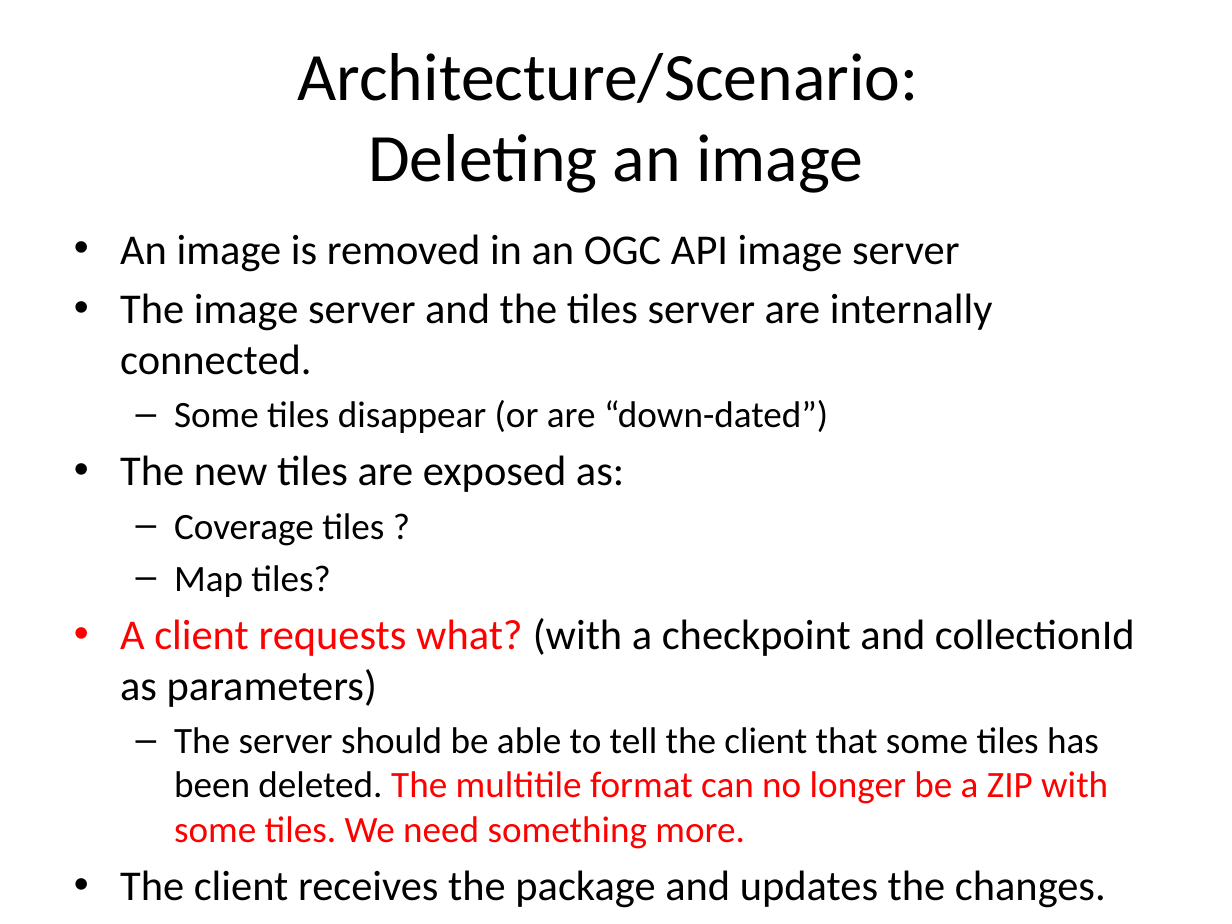
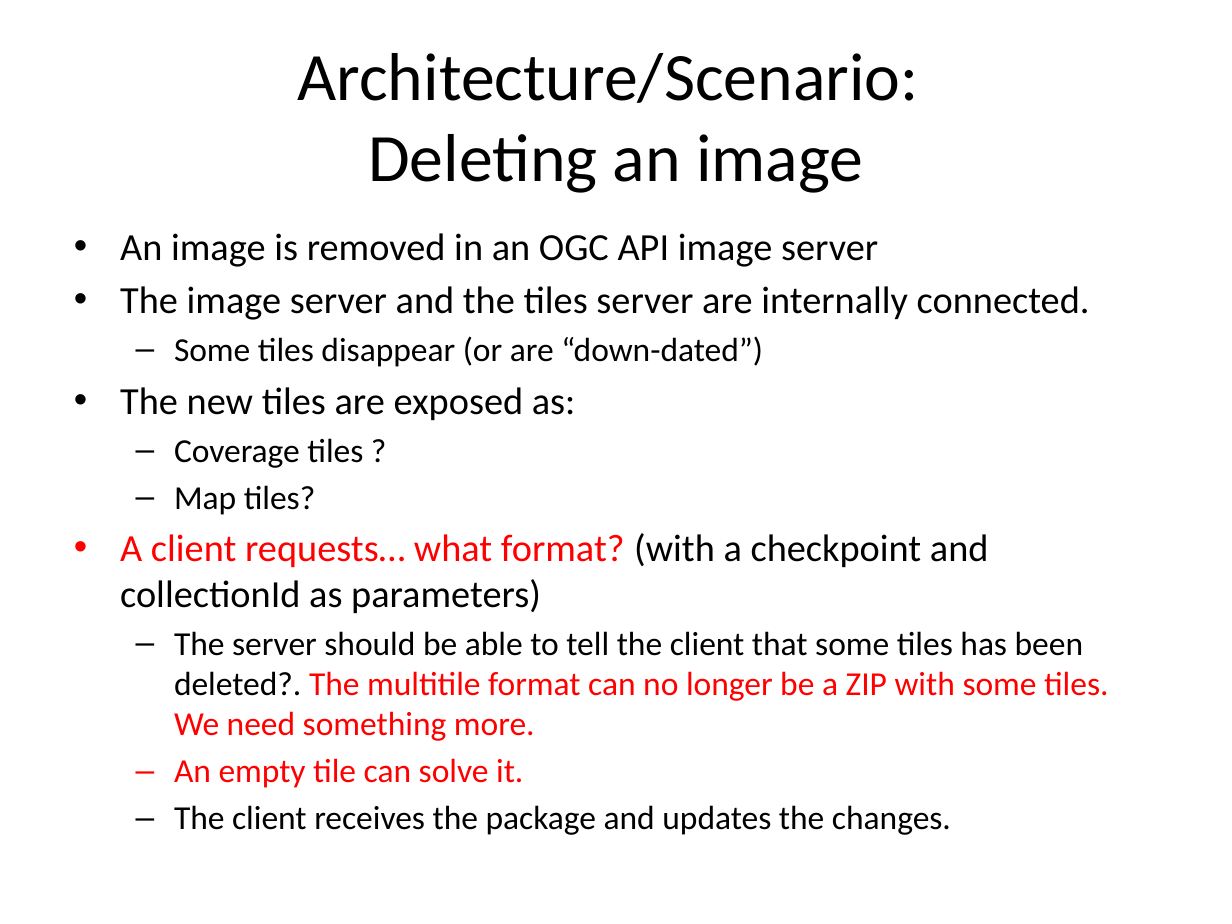
Before and after one commit to opengeospatial/ogcapi-maps, a slide deck: slide 7 of standard/images/diagrams.pptx. Drawn at 1232x924 pixels with LibreOffice and Linux fonts; fonts in the diff are those of the drawing. Boxes give left, top, right and bottom in pixels: in the first picture for what was removed or moved away, otherwise in the second. Text is boxed around its words. In the diff, an @@ line names an element or a change of style, - is before the commit and + after.

```diff
--- a/standard/images/diagrams.pptx
+++ b/standard/images/diagrams.pptx
@@ text at box(120, 233, 1090, 835): size 24.8 to 22.4 pt in "An image is removed in an OGC ...", "The image server and the tiles server ...", "The new tiles are exposed as:"; size 21.7 to 19.6 pt in "Some tiles disappear (or are “down-dated”)", "Coverage tiles ?", "Map tiles?"; size 24.8 to 19.6 pt in "The client receives the package and updates ..."; bullet • to –; list level 1 to 2 in "The client receives the package ..." @@
@@ text at box(120, 533, 1108, 788): text changed; size 21.7 to 19.6 pt; text colour #000000 to #FF0000 @@
-• A client requests what? (with a checkpoint and collectionId as parameters)
-  – The server should be able to tell the client that some tiles has been deleted. The multitile format can no longer be a ZIP with some tiles. We need something more.
+• A client requests… what format? (with a checkpoint and collectionId as parameters)
+  – The server should be able to tell the client that some tiles has been deleted?. The multitile format can no longer be a ZIP with some tiles. We need something more.
+  – An empty tile can solve it.
```
Also in this commit, not shown: 3 other slides changed, 4 other files.
